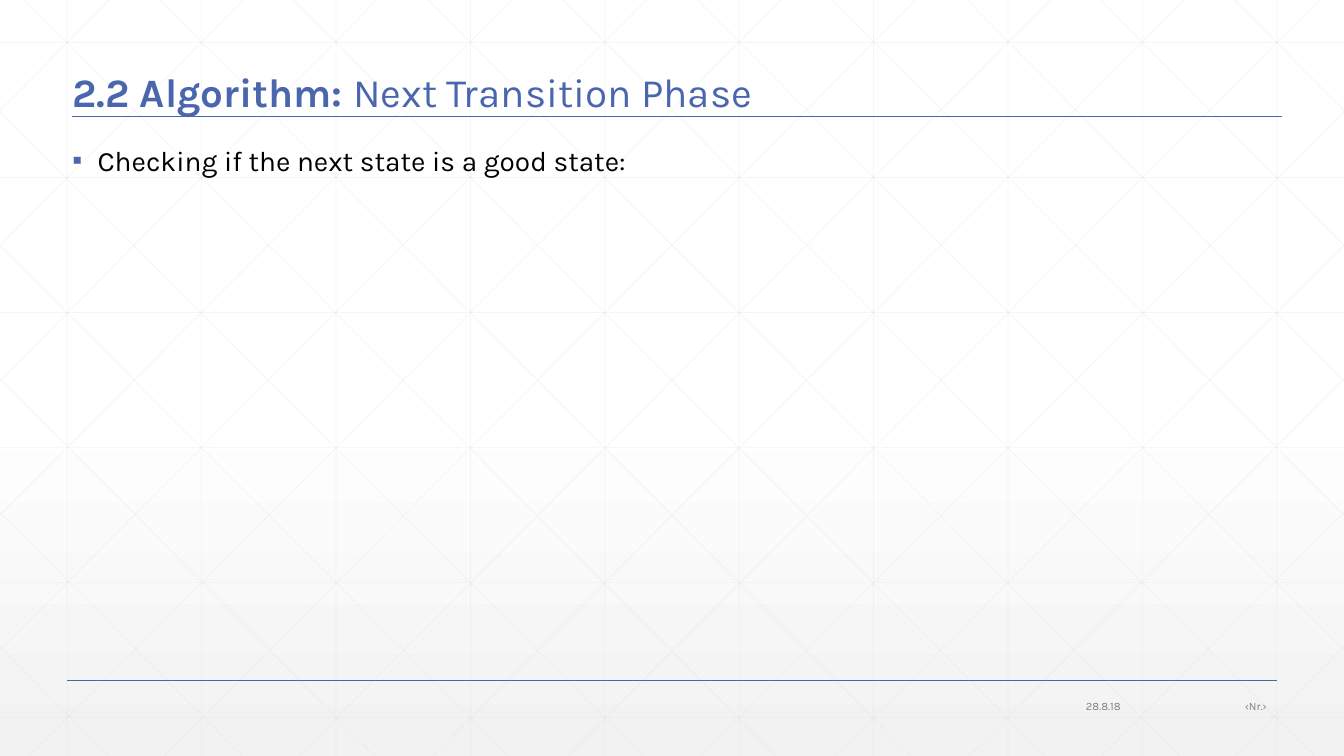
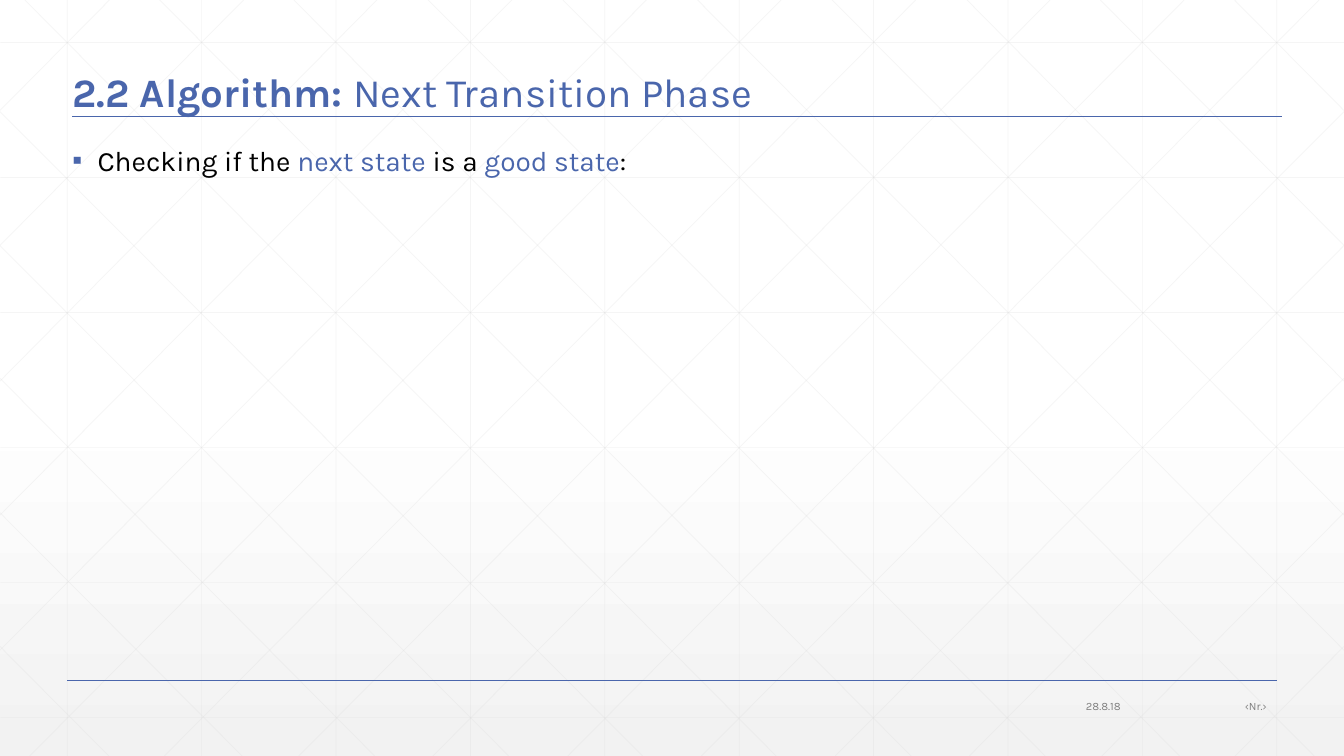
Before and after one commit to JonasWerner/BachelorThesis, a slide deck: slide 15 of Presentation/pdr_presentation.pptx (slide 14 before the commit). Drawn at 1344x756 pixels with LibreOffice and Linux fonts; fonts in the diff are those of the drawing; grey boxes stand for pictures. Boxes give left, top, right and bottom in pixels: in the first picture for what was removed or moved away, otherwise in the second. Text is boxed around its words. In the diff, an @@ line names an element or a change of style, - is before the commit and + after.

Commit message:
Added slides to lifted blocking-phase and propagation-phase

```diff
--- a/Presentation/pdr_presentation.pptx
+++ b/Presentation/pdr_presentation.pptx
@@ text "Checking if the next state ..." at (98, 151, 626, 178): text colour #000000 to #4A66AC in "next state good state:" @@
```
Also in this commit, not shown: 6 other slides changed, 9 slides added, 1 other file.
